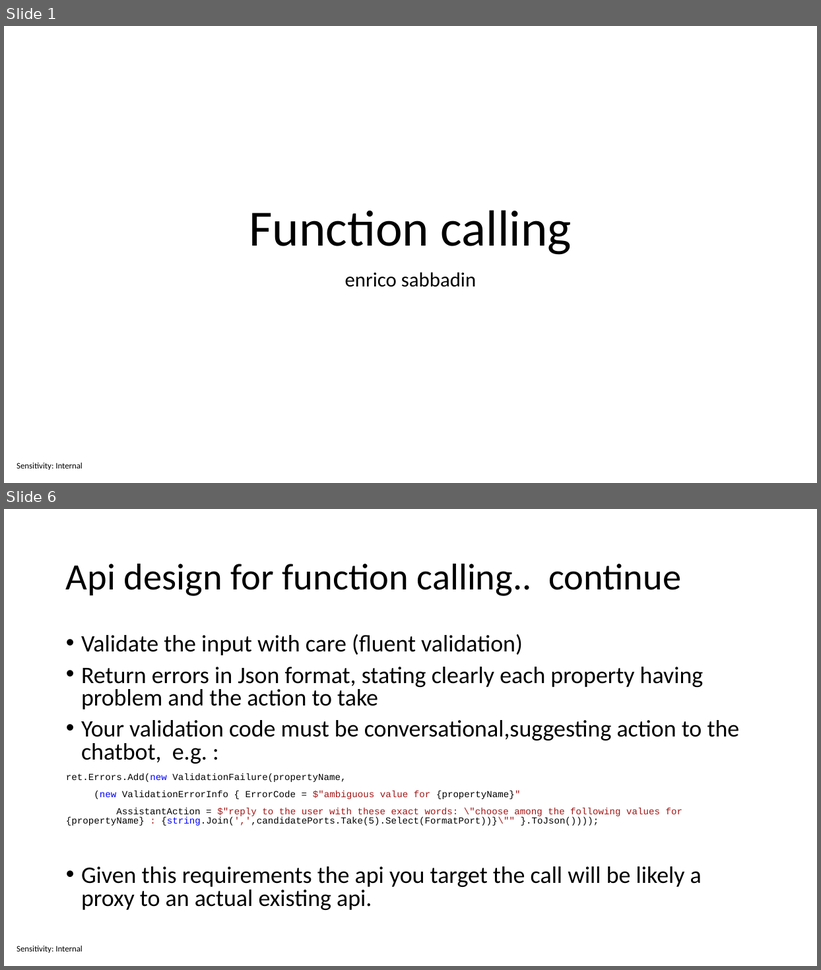
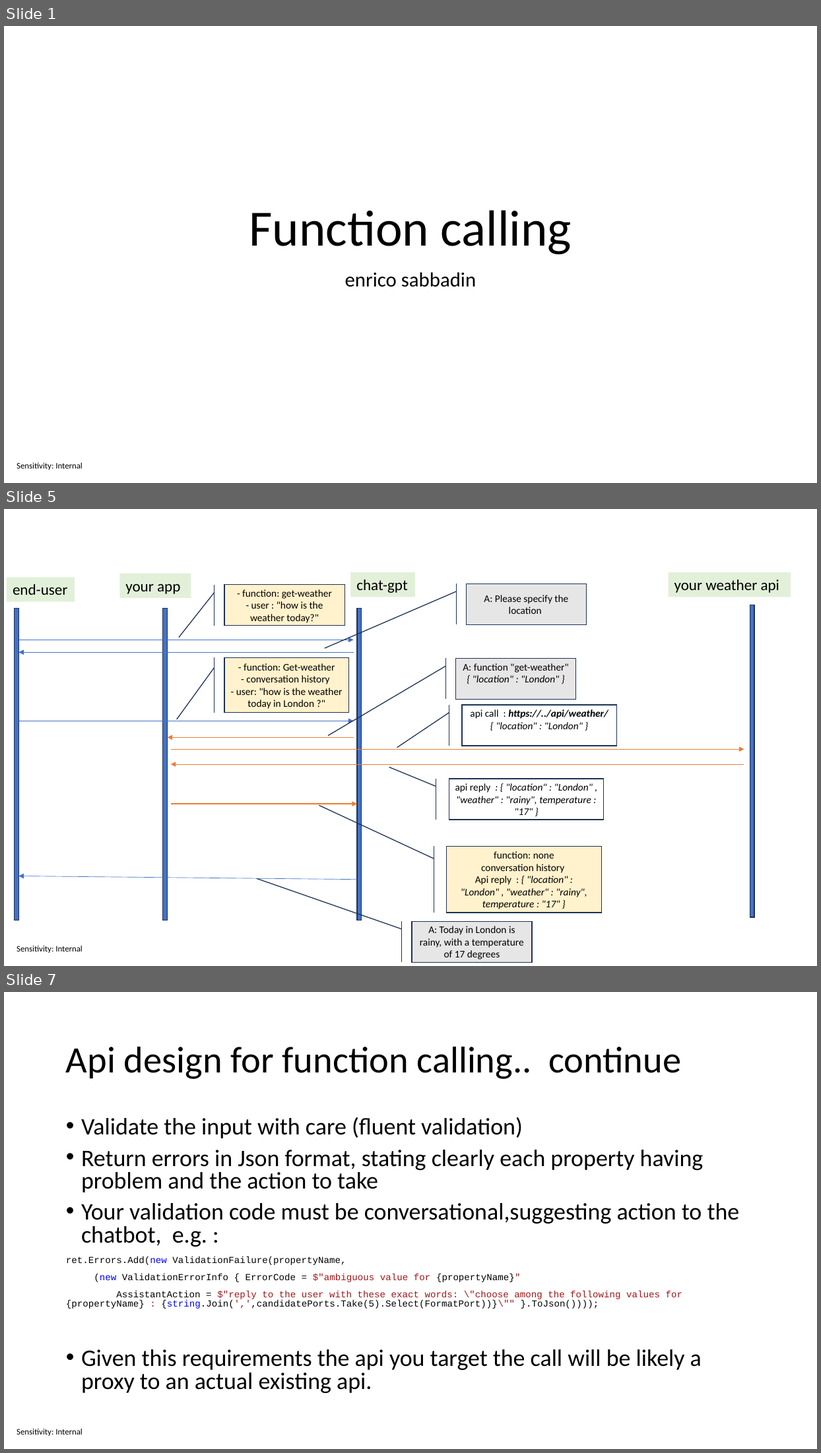
Before and after one commit to sabbadino/function-caling, a slide deck: Function calling.pptx. Shown one above the other, each under a label of ours: slides 1 and 6 before the commit, slides 1, 5 and 7 after it; the slides between them are not shown. The pictures are 821x970 and 821x1453 pixels, drawn with LibreOffice and Linux fonts; fonts in the diff are those of the drawing. Boxes give left, top, right and bottom in pixels: in the first picture for what was removed or moved away, otherwise in the second. Text is boxed around its words. In the diff, an @@ line names an element or a change of style, - is before the commit and + after.

```diff
--- a/Function calling.pptx
+++ b/Function calling.pptx
@@ slide 5 added at box(4, 509, 817, 966), background #FFFFFF; not listed: 1 template element that a slide beside it also shows @@
@@ rectangle added at box(7, 578, 75, 601), fill #E2F0D9, 18 pt, text #000000 @@
+end-user
@@ rectangle added at box(120, 574, 191, 598), fill #E2F0D9, 18 pt, text #000000 @@
+your app
@@ accent border callout added at box(224, 585, 345, 626), fill #FFF2CC, outline #1E3256 1 pt, 12 pt, text #000000 @@
+- function: get-weather
+- user : "how is the weather today?"
@@ rectangle added at box(350, 572, 415, 597), fill #E2F0D9, 18 pt, text #000000 @@
+chat-gpt
@@ accent border callout added at box(467, 584, 587, 625), fill #E7E6E6, outline #1E3256 1 pt, 12 pt, text #000000 @@
+A: Please specify the location
@@ rectangle added at box(668, 572, 791, 597), fill #E2F0D9, 18 pt, text #000000 @@
+your weather api
@@ rectangle added at box(750, 605, 754, 918), fill #4472C4, outline #1E3256 1 pt @@
@@ rectangle added at box(15, 609, 19, 921), fill #4472C4, outline #1E3256 1 pt @@
@@ rectangle added at box(163, 609, 168, 921), fill #4472C4, outline #1E3256 1 pt @@
@@ rectangle added at box(357, 609, 362, 921), fill #4472C4, outline #1E3256 1 pt @@
@@ arrow added from (17, 640) to (354, 640), #4472C4 0.5 pt @@
@@ arrow added from (354, 652) to (19, 652), #4472C4 0.5 pt @@
@@ accent border callout added at box(224, 658, 349, 713), fill #FFF2CC, outline #1E3256 1 pt, 12 pt, text #000000 @@
+- function: Get-weather
+- conversation history
+- user: "how is the weather today in London ?"
@@ accent border callout added at box(456, 658, 576, 699), fill #E7E6E6, outline #1E3256 1 pt, 12 pt, text #000000 @@
+A: function "get-weather"
+{ "location" : "London" }
@@ accent border callout added at box(462, 706, 617, 747), fill #FFFFFF, outline #1E3256 1 pt, 12 pt, text #000000, italic @@
+api call : https://../api/weather/ { "location" : "London" }
@@ arrow added from (17, 722) to (354, 722), #4472C4 0.5 pt @@
@@ arrow added from (354, 738) to (168, 738), #ED7D31 1 pt @@
@@ arrow added from (170, 749) to (745, 749), #ED7D31 1 pt @@
@@ arrow added from (745, 764) to (170, 764), #ED7D31 1 pt @@
@@ accent border callout added at box(450, 779, 604, 820), fill #FFFFFF, outline #1E3256 1 pt, 12 pt, text #000000, italic @@
+api reply : { "location" : "London" , "weather" : "rainy", temperature : "17" }
@@ arrow added from (170, 804) to (357, 804), #ED7D31 1 pt @@
@@ accent border callout added at box(447, 846, 602, 913), fill #FFF2CC, outline #1E3256 1 pt, 12 pt, text #000000, italic @@
+function: none
+conversation history
+Api reply : { "location" : "London" , "weather" : "rainy", temperature : "17" }
@@ arrow added from (357, 880) to (19, 876), #4472C4 0.5 pt @@
@@ accent border callout added at box(412, 922, 532, 963), fill #E7E6E6, outline #1E3256 1 pt, 12 pt, text #000000 @@
+A: Today in London is rainy, with a temperature of 17 degrees
@@ what was slide 6 is now slide 7 @@
```
Also in this commit, not shown: 5 slides changed, 3 other slides added.
